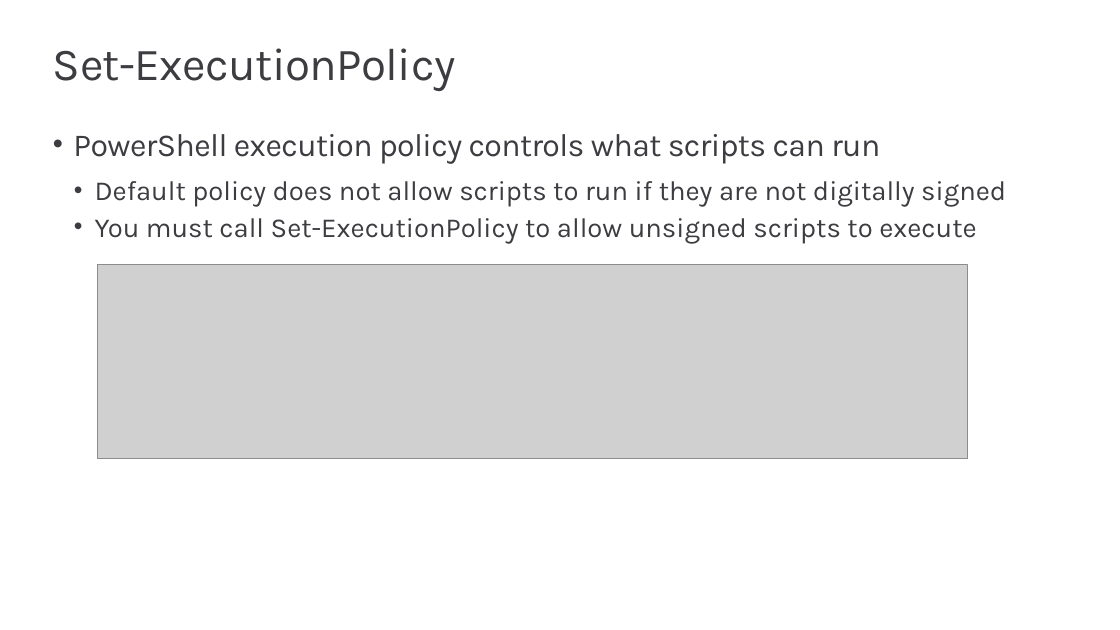
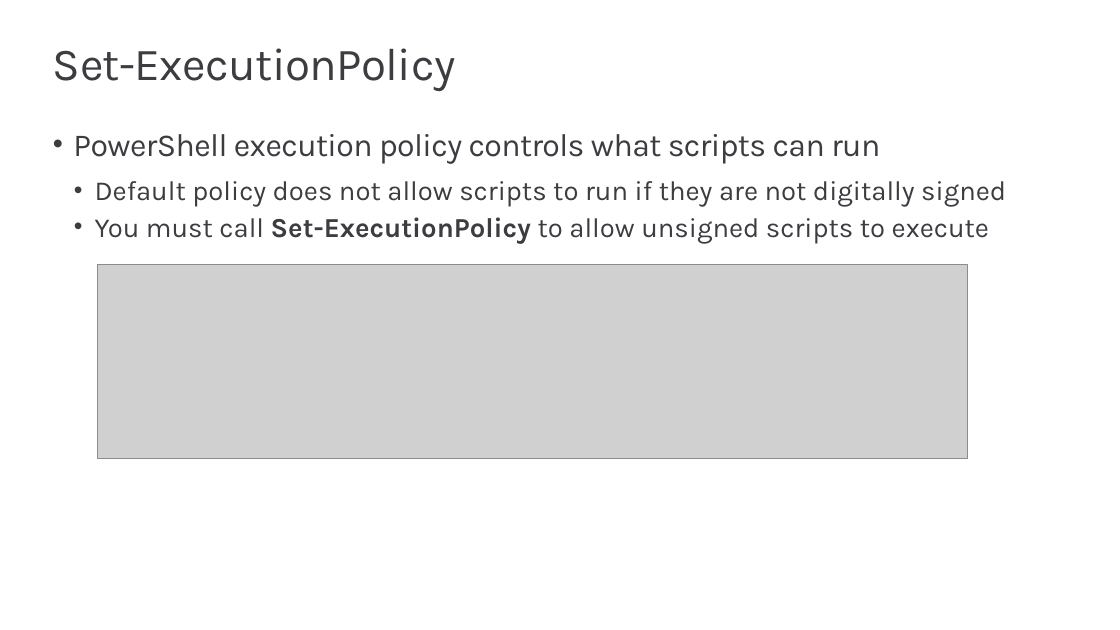
Before and after one commit to PowerBiDevCamp/Camp-Sessions, a slide deck: slide 8 of Session 02 - Writing PowerShell Script for Power BI.pptx (slide 7 before the commit). Drawn at 1120x630 pixels with LibreOffice and Linux fonts; fonts in the diff are those of the drawing; grey boxes stand for pictures; background and template pictures are left out. Boxes give left, top, right and bottom in pixels: in the first picture for what was removed or moved away, otherwise in the second. Text is boxed around its words. In the diff, an @@ line names an element or a change of style, - is before the commit and + after.

```diff
--- a/Session 02 - Writing PowerShell Script for Power BI.pptx
+++ b/Session 02 - Writing PowerShell Script for Power BI.pptx
@@ text at bbox=[95, 217, 989, 244]: bold on in "Set-ExecutionPolicy" @@
```
Also in this commit, not shown: 17 other slides changed, 22 slides added, 14 slides removed, 1 other file.
